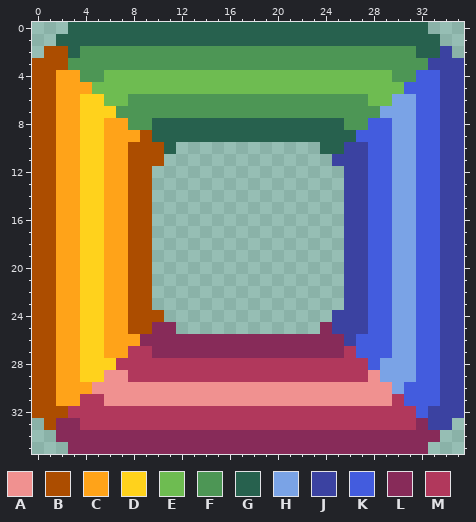
File history of a pixel-art file, assets/art/button.aseprite. This is how it looked before the edit.
36x36 pixels, 1 frame.
Palette (. is transparent): A #f09190  B #ac4d00  C #ffa319  D #ffd21c  E #6ebc51  F #4d9655  G #27614e  H #7aa3e6  J #3b42a1  K #435cde  L #872b59  M #b1385c
Once edited:
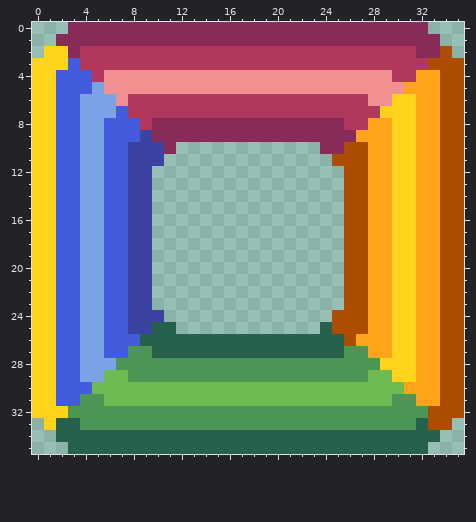
The exact change:
@@ palette @@
-A #f09190
+A #6ebc51
-C #ffa319
+C #435cde
-E #6ebc51
+E #f09190
-F #4d9655
+F #b1385c
-G #27614e
+G #872b59
-K #435cde
+K #ffa319
-L #872b59
+L #27614e
-M #b1385c
+M #4d9655
--- layer "hover"
@@ x 0..35 @@
  1 ..GGGGGGGGGGGGGGGGGGGGGGGGGGGGGGGG..
- 2 .BBGFFFFFFFFFFFFFFFFFFFFFFFFFFFFGGJ.
- 3 BBBFFFFFFFFFFFFFFFFFFFFFFFFFFFFFFJJJ
- 4 BBCCFFEEEEEEEEEEEEEEEEEEEEEEEEFFKKJJ
- 5 BBCCCEEEEEEEEEEEEEEEEEEEEEEEEEEKKKJJ
- 6 BBCCDDEEFFFFFFFFFFFFFFFFFFFFEEHHKKJJ
- 7 BBCCDDDFFFFFFFFFFFFFFFFFFFFFFHHHKKJJ
- 8 BBCCDDCCFFGGGGGGGGGGGGGGGGFFKKHHKKJJ
- 9 BBCCDDCCCBGGGGGGGGGGGGGGGGGKKKHHKKJJ
-10 BBCCDDCCBBBG............GGJJKKHHKKJJ
-11 BBCCDDCCBBB..............JJJKKHHKKJJ
-12 BBCCDDCCBB................JJKKHHKKJJ
-13 BBCCDDCCBB................JJKKHHKKJJ
-14 BBCCDDCCBB................JJKKHHKKJJ
-15 BBCCDDCCBB................JJKKHHKKJJ
-16 BBCCDDCCBB................JJKKHHKKJJ
-17 BBCCDDCCBB................JJKKHHKKJJ
-18 BBCCDDCCBB................JJKKHHKKJJ
-19 BBCCDDCCBB................JJKKHHKKJJ
-20 BBCCDDCCBB................JJKKHHKKJJ
-21 BBCCDDCCBB................JJKKHHKKJJ
-22 BBCCDDCCBB................JJKKHHKKJJ
-23 BBCCDDCCBB................JJKKHHKKJJ
-24 BBCCDDCCBBB..............JJJKKHHKKJJ
-25 BBCCDDCCBBLL............LJJJKKHHKKJJ
-26 BBCCDDCCCLLLLLLLLLLLLLLLLLJKKKHHKKJJ
-27 BBCCDDCCMMLLLLLLLLLLLLLLLLMKKKHHKKJJ
-28 BBCCDDDMMMMMMMMMMMMMMMMMMMMMKHHHKKJJ
-29 BBCCDDAAMMMMMMMMMMMMMMMMMMMMAHHHKKJJ
-30 BBCCCAAAAAAAAAAAAAAAAAAAAAAAAAHKKKJJ
-31 BBCCMMAAAAAAAAAAAAAAAAAAAAAAAAMKKKJJ
-32 BBBMMMMMMMMMMMMMMMMMMMMMMMMMMMMMKJJJ
-33 .BLLMMMMMMMMMMMMMMMMMMMMMMMMMMMMLJJ.
+ 2 .DDGFFFFFFFFFFFFFFFFFFFFFFFFFFFFGGB.
+ 3 DDDCFFFFFFFFFFFFFFFFFFFFFFFFFFFFFBBB
+ 4 DDCCCFEEEEEEEEEEEEEEEEEEEEEEEEFFKKBB
+ 5 DDCCCHEEEEEEEEEEEEEEEEEEEEEEEEEKKKBB
+ 6 DDCCHHHEFFFFFFFFFFFFFFFFFFFFEEDDKKBB
+ 7 DDCCHHHCFFFFFFFFFFFFFFFFFFFFFDDDKKBB
+ 8 DDCCHHCCCFGGGGGGGGGGGGGGGGFFKKDDKKBB
+ 9 DDCCHHCCCJGGGGGGGGGGGGGGGGGKKKDDKKBB
+10 DDCCHHCCJJJG............GGBBKKDDKKBB
+11 DDCCHHCCJJJ..............BBBKKDDKKBB
+12 DDCCHHCCJJ................BBKKDDKKBB
+13 DDCCHHCCJJ................BBKKDDKKBB
+14 DDCCHHCCJJ................BBKKDDKKBB
+15 DDCCHHCCJJ................BBKKDDKKBB
+16 DDCCHHCCJJ................BBKKDDKKBB
+17 DDCCHHCCJJ................BBKKDDKKBB
+18 DDCCHHCCJJ................BBKKDDKKBB
+19 DDCCHHCCJJ................BBKKDDKKBB
+20 DDCCHHCCJJ................BBKKDDKKBB
+21 DDCCHHCCJJ................BBKKDDKKBB
+22 DDCCHHCCJJ................BBKKDDKKBB
+23 DDCCHHCCJJ................BBKKDDKKBB
+24 DDCCHHCCJJJ..............BBBKKDDKKBB
+25 DDCCHHCCJJLL............LBBBKKDDKKBB
+26 DDCCHHCCCLLLLLLLLLLLLLLLLLBKKKDDKKBB
+27 DDCCHHCCMMLLLLLLLLLLLLLLLLMMKKDDKKBB
+28 DDCCHHHMMMMMMMMMMMMMMMMMMMMMMDDDKKBB
+29 DDCCHHAAMMMMMMMMMMMMMMMMMMMMAADDKKBB
+30 DDCCCAAAAAAAAAAAAAAAAAAAAAAAAAAKKKBB
+31 DDCCMMAAAAAAAAAAAAAAAAAAAAAAAAMMKKBB
+32 DDDMMMMMMMMMMMMMMMMMMMMMMMMMMMMMMBBB
+33 .DLLMMMMMMMMMMMMMMMMMMMMMMMMMMMMLBB.
 34 ..LLLLLLLLLLLLLLLLLLLLLLLLLLLLLLLL..
Pixel boxes of the changes (left, top, right, bottom) in both pictures:
changed: (32, 22, 464, 454)
